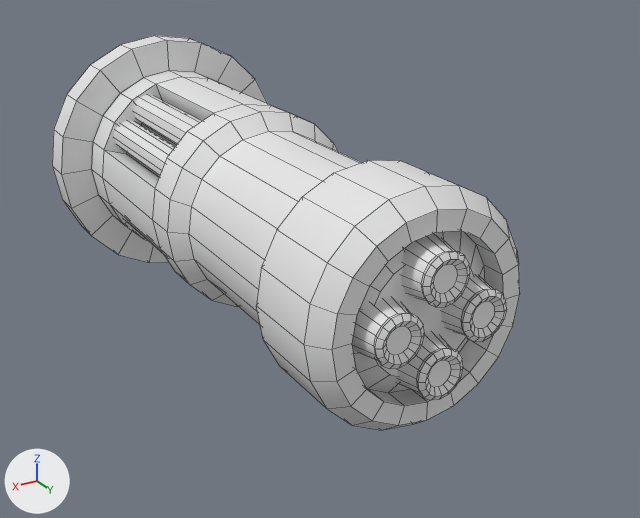
A saved change to the Blender file world/props/models/fuel_rod.blend.
One viewpoint serves both versions: a 50 mm camera at (0.886, 1.755, 0.715) aimed at (-0.09, 0.129, -0.098). Every picture has the same lights, and +X, +Y and +Z are marked at lower left. Mesh edges are drawn as thin lines.

The older version as bpy lines, for what is in view:
```python
ob_cylinder_013 = bpy.data.objects.new('Cylinder.013', me_cylinder_017)
ob_cylinder_013.location = (0.0, 0.0, 0.0)
ob_cylinder_013.rotation_euler = (1.571, 0.0, 0.0)  # degrees (90, 0, 0)
ob_cylinder_014 = bpy.data.objects.new('Cylinder.014', me_cylinder_020)
ob_cylinder_014.parent = ob_cylinder_013
ob_cylinder_014.location = (0.0, -6.489, 0.0)
ob_cylinder_014.rotation_euler = (1.571, 0.0, 0.0)  # degrees (90, 0, 0)
ob_cylinder_015 = bpy.data.objects.new('Cylinder.015', me_cylinder_020)
ob_cylinder_015.parent = ob_cylinder_013
ob_cylinder_015.location = (0.0, -6.489, 0.0)
ob_cylinder_015.rotation_euler = (1.571, 1.571, 0.0)  # degrees (90, 90, 0)
ob_cylinder_016 = bpy.data.objects.new('Cylinder.016', me_cylinder_020)
ob_cylinder_016.parent = ob_cylinder_013
ob_cylinder_016.location = (0.0, -6.489, 0.0)
ob_cylinder_016.rotation_euler = (1.571, 3.142, 0.0)  # degrees (90, 180, 0)
ob_cylinder_017 = bpy.data.objects.new('Cylinder.017', me_cylinder_020)
ob_cylinder_017.parent = ob_cylinder_013
ob_cylinder_017.location = (0.0, -6.489, 0.0)
ob_cylinder_017.rotation_euler = (1.571, 4.712, 0.0)  # degrees (90, 270, 0)
ob_cylinder_018 = bpy.data.objects.new('Cylinder.018', me_cylinder_023)
ob_cylinder_018.parent = ob_cylinder_013
ob_cylinder_018.location = (0.0, -7.376, 0.0)
ob_cylinder_018.rotation_euler = (1.571, 0.0, 0.0)  # degrees (90, 0, 0)
```
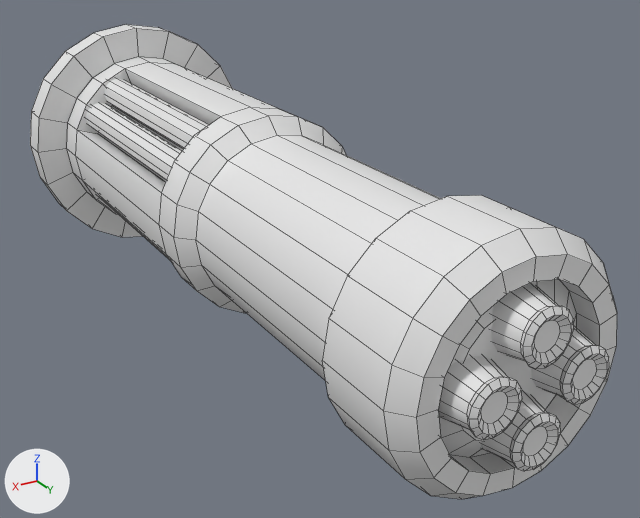
What changed in the scene script:
```text
Change me_cylinder_017:
    where me_cylinder_017.from_pydata(...)  # 338 vertices, 322 faces; spans x -0.32..0.319, y -0.319..0.319, z -0.66..0.655
    used by ob_cylinder_013; location = (0.0, 0.0, 0.0); rotation_euler = (1.571, 0.0, 0.0), in degrees (90, 0, 0)
    me_cylinder_017 part 1: all 140 vertices in x -0.237..0.237, y -0.237..0.237, z -0.66..-0.413 are moved by (0.0, 0.0, -0.232)
    me_cylinder_017 part 2: all 76 vertices in x -0.237..0.237, y -0.237..0.237, z -0.056..0.096 are moved by (0.0, 0.0, -0.039)
    me_cylinder_017 part 3: all 122 vertices in x -0.32..0.319, y -0.319..0.319, z 0.423..0.655 are moved by (0.0, 0.0, 0.232)
Change me_cylinder_020:
    where me_cylinder_020.from_pydata(...)  # 80 vertices, 65 faces; spans x -0.0644..0.0644, y 0.028..0.1569, z -0.0595..0.0435
    used by ob_cylinder_015; parent = ob_cylinder_013; location = (0.0, -6.489, 0.0); rotation_euler = (1.571, 1.571, 0.0), in degrees (90, 90, 0)
    me_cylinder_020 part 4: the loose piece of 80 vertices spanning x -0.0644..0.0644, y 0.028..0.1569, z -0.0595..0.0435 is copied, and the copy is turned 90 degrees about the z axis through the mesh origin; it spans x -0.1569..-0.028, y -0.0644..0.0644, z -0.0595..0.0435
    me_cylinder_020 part 5: the loose piece of 80 vertices spanning x -0.0644..0.0644, y 0.028..0.1569, z -0.0595..0.0435 is copied, and the copy is turned -90 degrees about the z axis through the mesh origin; it spans x 0.028..0.1569, y -0.0644..0.0644, z -0.0595..0.0435
    me_cylinder_020 part 6: the loose piece of 80 vertices spanning x -0.0644..0.0644, y 0.028..0.1569, z -0.0595..0.0435 is copied, and the copy is turned 180 degrees about the z axis through the mesh origin; it spans x -0.0644..0.0644, y -0.1569..-0.028, z -0.0595..0.0435
Change me_cylinder_023:
    where me_cylinder_023.from_pydata(...)  # 48 vertices, 28 faces; spans x 0.061..0.197, y 0.063..0.202, z -0.192..0.197
    used by ob_cylinder_018; parent = ob_cylinder_013; location = (0.0, -7.376, 0.0); rotation_euler = (1.571, 0.0, 0.0), in degrees (90, 0, 0)
    me_cylinder_023 part 7: a new loose piece, a 12-sided cylinder along z spanning x 0.061..0.139, y 0.124..0.202, z -0.322..0.328
    me_cylinder_023 part 8: a new loose piece, a 12-sided cylinder along z spanning x 0.119..0.197, y 0.063..0.141, z -0.322..0.328
    me_cylinder_023 part 9: a new loose piece, a 12-sided cylinder along z spanning x 0.119..0.197, y -0.141..-0.063, z -0.322..0.328
Remove ob_cylinder_014:
    ob_cylinder_014 = bpy.data.objects.new('Cylinder.014', me_cylinder_020)
Change ob_cylinder_015:
    ob_cylinder_015.location: (0.0, -6.489, 0.0) -> (0.0, -6.249, 0.0)
Remove ob_cylinder_016:
    ob_cylinder_016 = bpy.data.objects.new('Cylinder.016', me_cylinder_020)
Remove ob_cylinder_017:
    ob_cylinder_017 = bpy.data.objects.new('Cylinder.017', me_cylinder_020)
Change ob_cylinder_018:
    remove _m = ob_cylinder_018.modifiers.new('Mirror', 'MIRROR')
    remove _m.use_axis = (True, True, False)
```

Where the change shows, as pixel boxes (x1, y1, x2, y2) in the pictures (640 x 518 px; the box of a moved part takes in the faces that stretch with it):
'Cylinder.013', reshaped (25% wider, 20% taller): before (52, 36, 520, 430); after (30, 25, 617, 499)
'Cylinder.015', reshaped, moved: before (352, 299, 424, 369); after (438, 283, 609, 471)
'Cylinder.018', reshaped, modifiers changed: before (114, 95, 202, 254); after (86, 79, 208, 260)
'Cylinder.014', deleted: before (401, 233, 470, 307)
'Cylinder.016', deleted: before (397, 333, 463, 400)
'Cylinder.017', deleted: before (441, 275, 507, 342)
part 1 of me_cylinder_017, moved or reshaped: before (256, 160, 520, 430); after (322, 195, 617, 499)
part 2 of me_cylinder_017, moved or reshaped: before (102, 77, 362, 324); after (75, 62, 441, 381)
part 3 of me_cylinder_017, moved or reshaped: before (52, 36, 268, 263); after (30, 25, 233, 237)
part 4 of me_cylinder_020, added: after (491, 283, 574, 369)
part 5 of me_cylinder_020, added: after (481, 391, 561, 471)
part 6 of me_cylinder_020, added: after (531, 326, 609, 404)
part 7 of me_cylinder_023, added: after (104, 79, 208, 149)
part 8 of me_cylinder_023, added: after (86, 103, 182, 180)
part 9 of me_cylinder_023, added: after (95, 192, 170, 260)
